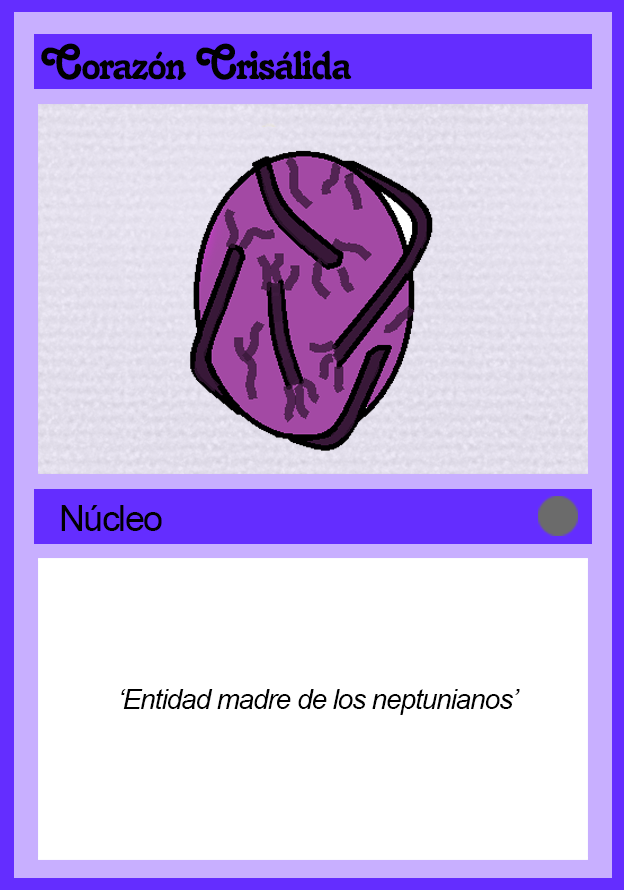
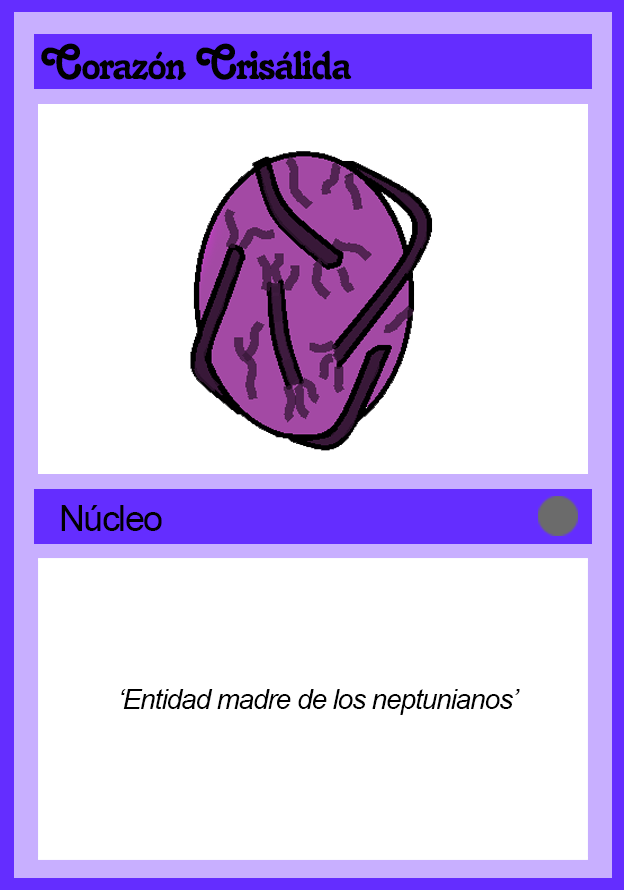
Layer changes from the first (624, 890) image to the second:
painted on "Capa 1" over [38, 104, 588, 474]
